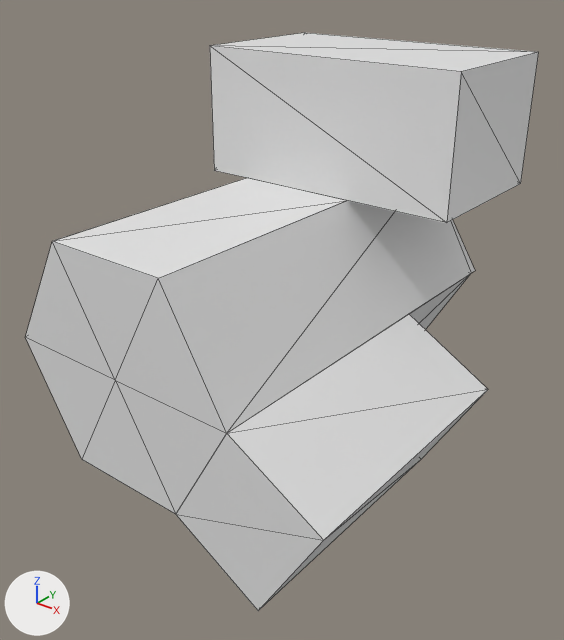
The glTF model app/public/models/GeneratorIntegratedBiomass.glb, before and after one commit.
Camera for both pictures: a 50 mm lens placed at (324.0, -864.0, 1374.0), pointed at (-108.0, -324.0, 1039.0). Lighting does not change. The marker at lower left points along +X, +Y and +Z. Mesh edges are drawn as thin lines. Vertices at the same position are counted once.

Objects in the first picture: 'GeneratorIntegratedBiomass'.
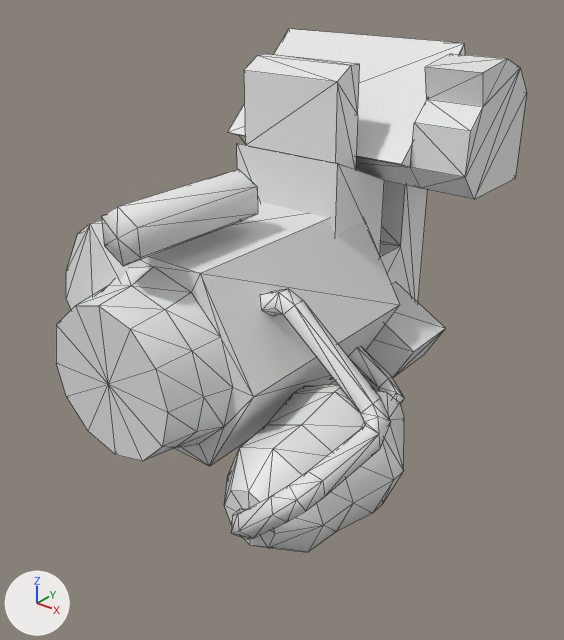
Commit message: Add new generator models

Location of each change, [x1, y1, x2, y2] in pixels of the pictures (564 x 640 px):
'GeneratorIntegratedBiomass', reshaped (8% narrower, 9% shorter)
    before: [25, 33, 539, 611]
    after: [56, 29, 527, 552]
part 1 of me_cylinder_003, rebuilt (26% narrower, 38% shorter)
    before: [25, 178, 488, 611]
    after: [56, 201, 399, 467]
part 2 of me_cylinder_003, rebuilt (9% narrower, 10% shorter)
    before: [210, 33, 539, 223]
    after: [228, 29, 527, 199]
part 3 of me_cylinder_003, added
    after: [231, 289, 391, 539]
part 4 of me_cylinder_003, added
    after: [225, 384, 404, 552]
part 5 of me_cylinder_003, added
    after: [348, 346, 405, 405]
part 6 of me_cylinder_003, added
    after: [237, 144, 427, 380]
part 7 of me_cylinder_003, added
    after: [101, 169, 258, 266]
part 8 of me_cylinder_003, added
    after: [66, 54, 446, 378]

Diff of the bpy script that builds the scene:
```diff
--- a/app/public/models/GeneratorIntegratedBiomass.glb.py
+++ b/app/public/models/GeneratorIntegratedBiomass.glb.py
@@ me_cylinder_003 @@
 # used by ob_generatorintegratedbiomass; location = (-112.0, -90.0, 1080.0)
-me_cylinder_003.from_pydata(...)  # 32 vertices, 46 faces; spans x -166.0..184.0, y -410.0..10.0, z -210.0..197.0
+me_cylinder_003.from_pydata(...)  # 268 vertices, 480 faces; spans x -172.0..174.0, y -428.0..3.0, z -195.0..203.0
+# me_cylinder_003 part 1: the loose piece of 24 vertices spanning x -166.0..184.0, y -410.0..10.0, z -210.0..67.0 is rebuilt with 50 vertices and now spans x -148.0..73.0, y -418.0..-126.0, z -140.0..51.0
+# me_cylinder_003 part 2: the loose piece of 8 vertices spanning x -149.0..134.0, y -161.0..0.0, z 67.0..197.0 is rebuilt with 27 vertices and now spans x -152.0..126.0, y -135.0..3.0, z 71.0..203.0
+# me_cylinder_003 part 3: a new loose piece of 60 vertices spanning x 36.0..174.0, y -428.0..-287.0, z -140.0..27.0
+# me_cylinder_003 part 4: a new loose piece of 50 vertices spanning x 36.0..167.0, y -398.0..-190.0, z -195.0..-64.0
+# me_cylinder_003 part 5: a new loose piece of 20 vertices spanning x 38.0..113.0, y -190.0..-152.0, z -140.0..-85.0
+# me_cylinder_003 part 6: a new loose piece of 16 vertices spanning x -100.0..26.0, y -178.0..3.0, z -127.0..107.0
+# me_cylinder_003 part 7: a new loose piece of 13 vertices spanning x -51.0..-8.0, y -399.0..-254.0, z 58.0..108.0
+# me_cylinder_003 part 8
+# 26 vertices are added at x -172.0..93.0, y -377.0..-54.0, z -134.0..191.0
+# 6 new vertices lie (112.0, 0.0, 0.0) away from vertices in x -94.0, y -171.0..-136.0, z 90.0..191.0
+# 48 new faces join them
+# me_cylinder_003 part 9: the surface is now shaded smooth
```
